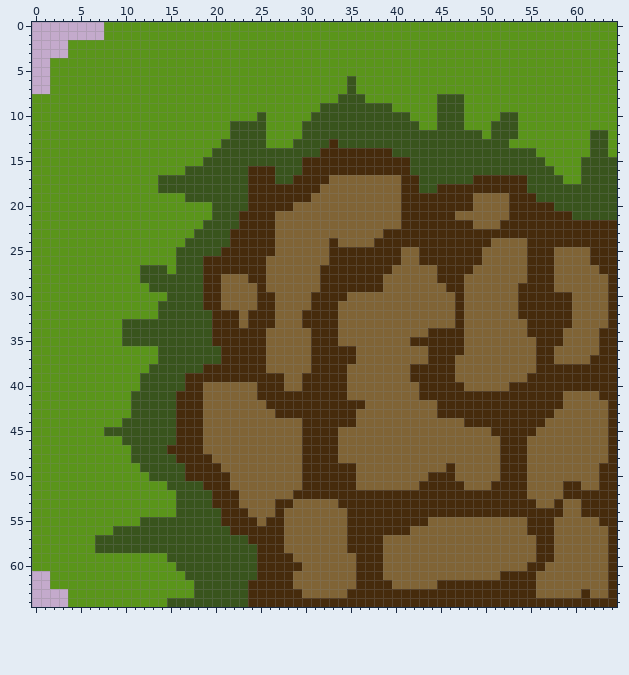
Sprite sheet: sandbox/Assets/Sprites/Tiles/ArisTiles/TileSprites/Ground2.png. Above: the version before the commit.
The file is 65x65 pixels.
After the commit:
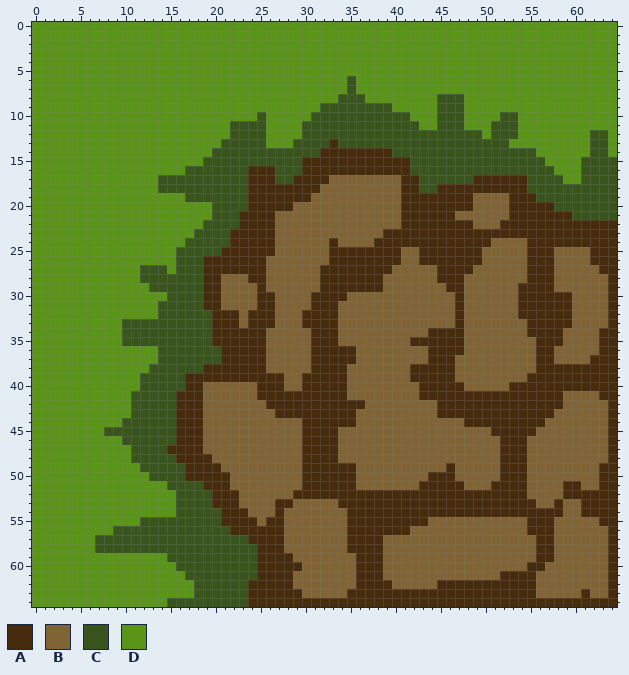
Palette (. is transparent): A #462b0c  B #806436  C #39541d  D #5a951a
What changed:
The edit adds colour D in rows 0 to 1 at x 0 to 7; in rows 2 to 3 at x 0 to 3; in rows 4 to 7 at x 0 to 1; in rows 61 to 62 at x 0 to 1; in rows 63 to 64 at x 0 to 3.
